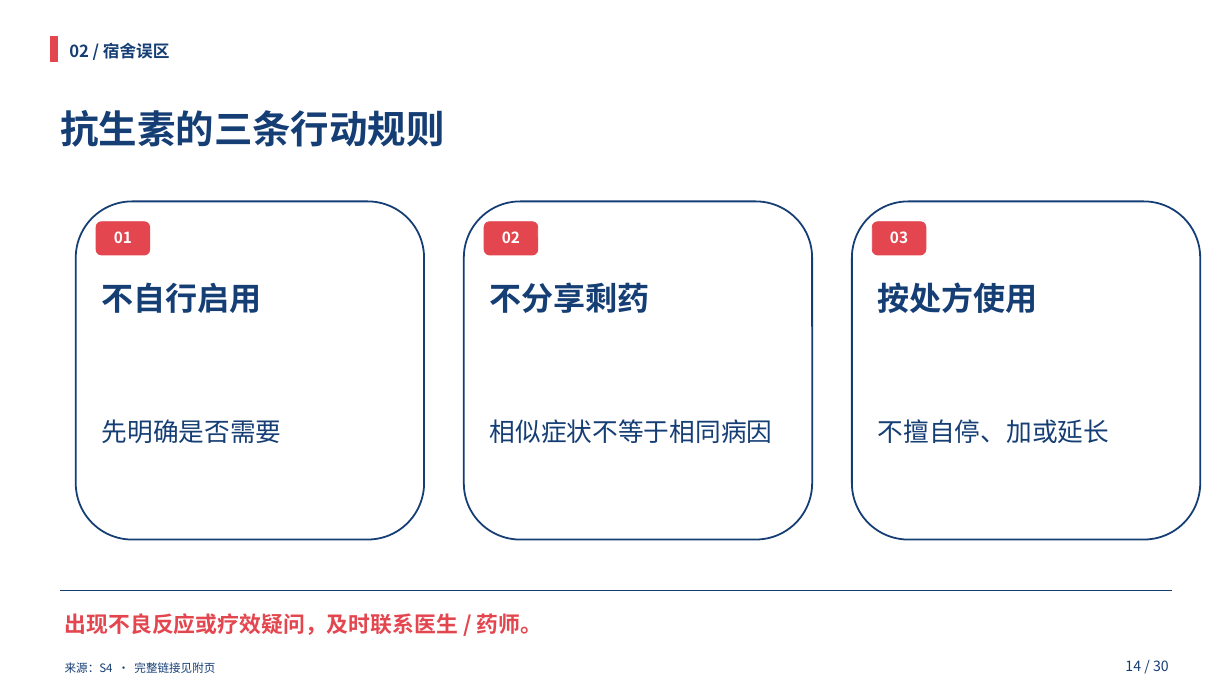
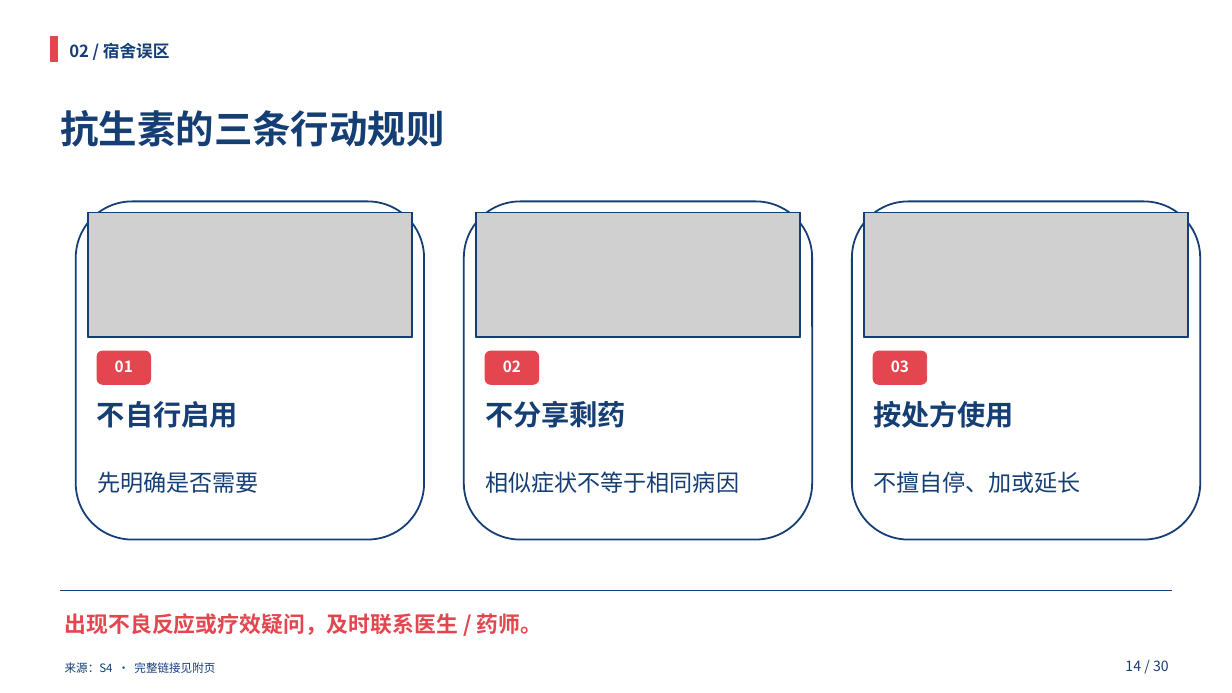
Before and after one commit to HOU-snowyfly/PPTbuilder, a slide deck: slide 14 of 交付文件/合理用药_双人35分钟.pptx. Drawn at 1232x693 pixels with LibreOffice and Linux fonts; fonts in the diff are those of the drawing; grey boxes stand for pictures. Boxes give left, top, right and bottom in pixels: in the first picture for what was removed or moved away, otherwise in the second. Text is boxed around its words. In the diff, an @@ line names an element or a change of style, - is before the commit and + after.

Commit message:
Add licensed real photos to 18 presentation slides and refresh all materials

```diff
--- a/交付文件/合理用药_双人35分钟.pptx
+++ b/交付文件/合理用药_双人35分钟.pptx
@@ picture added at bbox=[88, 213, 412, 337] @@
@@ rectangle added at bbox=[88, 213, 412, 337], outline #153E75 1.5 pt @@
@@ picture added at bbox=[476, 213, 800, 337] @@
@@ rectangle added at bbox=[476, 213, 800, 337], outline #153E75 1.5 pt @@
@@ picture added at bbox=[864, 213, 1189, 337] @@
@@ rectangle added at bbox=[864, 213, 1189, 337], outline #153E75 1.5 pt @@
@@ 3 texts, 3 rounded rectangles: place and size @@
-3 texts, 3 rounded rectangles at bbox=[96, 222, 926, 255]
+3 texts, 3 rounded rectangles at bbox=[97, 351, 927, 384]
@@ text "不自行启用": place and size @@
-text "不自行启用" at bbox=[102, 282, 262, 313]
+text "不自行启用" at bbox=[97, 401, 238, 428]
@@ text "不分享剩药": place and size @@
-text "不分享剩药" at bbox=[490, 282, 650, 313]
+text "不分享剩药" at bbox=[485, 401, 626, 428]
@@ size 25 to 22 pt in 3 elements at bbox=[485, 401, 626, 428], bbox=[97, 401, 238, 428], bbox=[873, 401, 1014, 428] @@
@@ text "按处方使用": place and size @@
-text "按处方使用" at bbox=[878, 282, 1038, 313]
+text "按处方使用" at bbox=[873, 401, 1014, 428]
@@ text "先明确是否需要": place and size @@
-text "先明确是否需要" at bbox=[102, 419, 282, 443]
+text "先明确是否需要" at bbox=[97, 471, 259, 493]
@@ text "相似症状不等于相同病因": place and size @@
-text "相似症状不等于相同病因" at bbox=[490, 419, 773, 443]
+text "相似症状不等于相同病因" at bbox=[485, 471, 739, 493]
@@ size 20 to 18 pt in 3 elements at bbox=[97, 471, 259, 493], bbox=[485, 471, 739, 493], bbox=[873, 471, 1081, 493] @@
@@ text "不擅自停、加或延长": place and size @@
-text "不擅自停、加或延长" at bbox=[878, 419, 1109, 443]
+text "不擅自停、加或延长" at bbox=[873, 471, 1081, 493]
```
Also in this commit, not shown: 20 other slides changed, 2 slides added, 23 other files.
